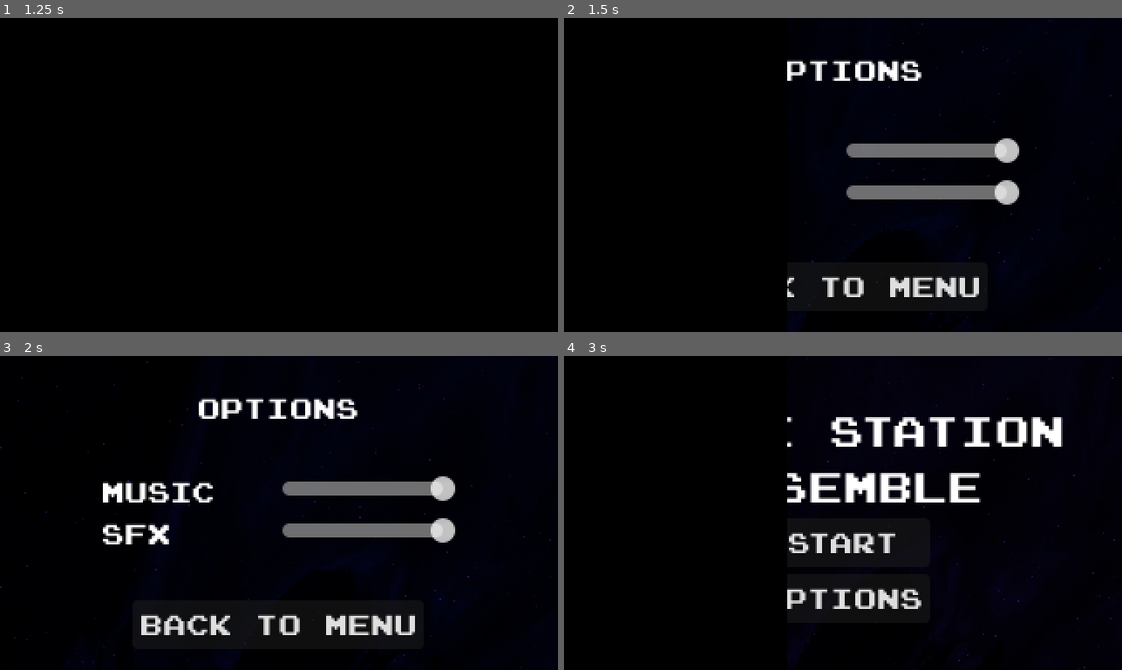
Above: before the commit, frames 1-4 (two rows, left to right).
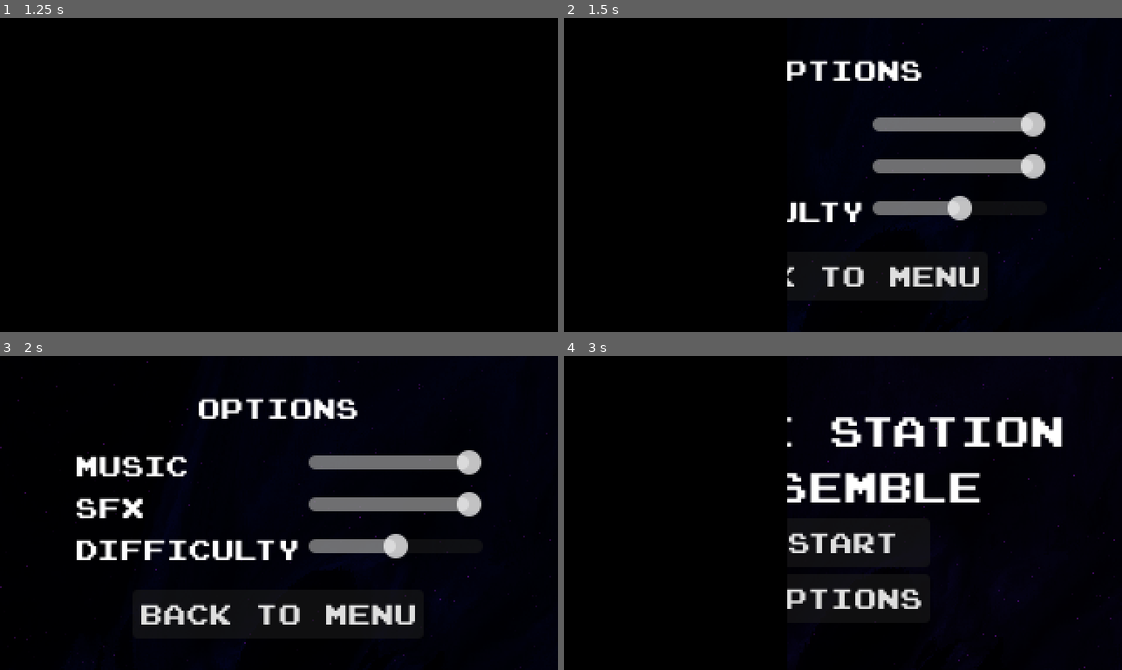
Above: after the commit, the same moments.

Repository: vitorascorrea/gmtk-jam-2024
Game: Godot game, scene res://screens/start_screen.tscn
Same seed, same stepped clock (60 frames per second), same inputs: the game is played once before the commit and once after it. The engine's default icon, where the game draws it, is replaced by a stand-in: a white triangle on a blue panel in a dark square. Sound files missing from this copy of the repository are replaced by a short silence.
Inputs (mouse positions are in pixels of both pictures, inside the frame that each line leads up to):
- Up to frame 1 (1.25 s): click "Options" at 0.5 s
- Up to frame 2 (1.5 s): tap Enter at 1.25 s; move the mouse to (965, 159) at 1.27 s; hold S (rotate_right) from 1.28 s (still down)
- Up to frame 3 (2 s): keep holding S (rotate_right)
- Up to frame 4 (3 s): release S (rotate_right) at 2 s; click "Back to menu" at 2 s; tap Space at 2.75 s; move the mouse to (731, 528) at 2.77 s; hold A (rotate_left) from 2.78 s (still down)

Frame 1 is identical in both runs. In frame 2, 8.6% of the frame differs, in the area x 40-87%, y 30-92%; in frame 3, 13%, in the area x 13-87%, y 30-92%; in frame 4, nothing differs.

Commit message:
Add difficulty options

Diff:
--- a/entities/scale_five_colliders/scale_five_collider.gd
+++ b/entities/scale_five_colliders/scale_five_collider.gd
@@ -4,4 +4,4 @@
 func setup():
 	min_size = 1000
 	screen_notifier = $VisibleOnScreenNotifier2D
-	hit_points = 48
+	hit_points = 24 * GlobalVariables.difficulty_level
--- a/entities/scale_four_colliders/scale_four_collider.gd
+++ b/entities/scale_four_colliders/scale_four_collider.gd
@@ -5,7 +5,7 @@
 	min_size = GlobalVariables.CHILD_COUNT_SCALES[4]
 	screen_notifier = $VisibleOnScreenNotifier2D
 	damage = 4
-	hit_points = 24
+	hit_points = 12 * GlobalVariables.difficulty_level
 
 func set_as_part():
 	super()
--- a/entities/scale_three_colliders/scale_three_collider.gd
+++ b/entities/scale_three_colliders/scale_three_collider.gd
@@ -5,7 +5,7 @@
 	min_size = GlobalVariables.CHILD_COUNT_SCALES[3]
 	screen_notifier = $VisibleOnScreenNotifier2D
 	damage = 3
-	hit_points = 12
+	hit_points = 6 * GlobalVariables.difficulty_level
 
 func set_as_part():
 	super()
--- a/entities/scale_two_colliders/scale_two_collider.gd
+++ b/entities/scale_two_colliders/scale_two_collider.gd
@@ -5,7 +5,7 @@
 	min_size = GlobalVariables.CHILD_COUNT_SCALES[2]
 	screen_notifier = $VisibleOnScreenNotifier2D
 	damage = 2
-	hit_points = 6
+	hit_points = 3 * GlobalVariables.difficulty_level
 
 
 func set_as_part():
--- a/globals/global_variables.gd
+++ b/globals/global_variables.gd
@@ -5,6 +5,7 @@
 const SCENE_TRANSITION_UI_SCENE = "res://globals/scene_transition_ui.tscn"
 var music_volume = 1
 var sfx_volume = 1
+var difficulty_level = 2
 
 # Game constants
 const CHILD_COUNT_GOAL = 400
--- a/screens/main.gd
+++ b/screens/main.gd
@@ -43,8 +43,12 @@
 	for i in range(2 * current_scale):
 		var damaging_ratio = 0.1 / float(current_scale)
 
-		if current_scale == GlobalVariables.MAX_SCALE:
-			damaging_ratio = 0.075 / float(GlobalVariables.MAX_SCALE + 1)
+		if GlobalVariables.difficulty_level == 1:
+			damaging_ratio = 0.08 / float(current_scale)
+		elif GlobalVariables.difficulty_level == 2:
+			damaging_ratio = 0.1 / float(current_scale)
+		else:
+			damaging_ratio = 0.12 / float(current_scale)
 
 		var collider = collider_factory.create_collider(damaging_ratio)
 		var x_zoom_ratio = 1.0 / float($Camera2D.zoom.x)
--- a/screens/options.gd
+++ b/screens/options.gd
@@ -5,6 +5,7 @@
 func _ready() -> void:
 	$MarginContainer/VBoxContainer/MusicContainer/HSlider.value = GlobalVariables.music_volume
 	$MarginContainer/VBoxContainer/SFXContainer/HSlider.value = GlobalVariables.sfx_volume
+	$MarginContainer/VBoxContainer/DifficultyContainer/HSlider.value = GlobalVariables.difficulty_level
 
 
 # Called every frame. 'delta' is the elapsed time since the previous frame.
@@ -24,3 +25,7 @@
 
 func _on_sfx_slider_drag_ended(value_changed: bool) -> void:
 	GlobalVariables.sfx_volume = $MarginContainer/VBoxContainer/SFXContainer/HSlider.value
+
+
+func _on_difficulty_drag_ended(value_changed: bool) -> void:
+	GlobalVariables.difficulty_level = $MarginContainer/VBoxContainer/DifficultyContainer/HSlider.value
--- a/screens/options.tscn
+++ b/screens/options.tscn
@@ -61,14 +61,14 @@
 
 [node name="MarginContainer" type="MarginContainer" parent="MarginContainer/VBoxContainer"]
 layout_mode = 2
-theme_override_constants/margin_top = 20
+theme_override_constants/margin_top = 5
 
 [node name="MusicContainer" type="HBoxContainer" parent="MarginContainer/VBoxContainer"]
 layout_mode = 2
 size_flags_horizontal = 4
 
 [node name="Music" type="Label" parent="MarginContainer/VBoxContainer/MusicContainer"]
-custom_minimum_size = Vector2(100, 0)
+custom_minimum_size = Vector2(130, 0)
 layout_mode = 2
 text = "Music"
 
@@ -84,7 +84,7 @@
 size_flags_horizontal = 4
 
 [node name="SFX" type="Label" parent="MarginContainer/VBoxContainer/SFXContainer"]
-custom_minimum_size = Vector2(100, 0)
+custom_minimum_size = Vector2(130, 0)
 layout_mode = 2
 text = "SFX"
 
@@ -95,9 +95,27 @@
 step = 0.1
 value = 1.0
 
-[node name="MarginContainer2" type="MarginContainer" parent="MarginContainer/VBoxContainer"]
+[node name="DifficultyContainer" type="HBoxContainer" parent="MarginContainer/VBoxContainer"]
 layout_mode = 2
-theme_override_constants/margin_top = 20
+size_flags_horizontal = 4
+
+[node name="Label" type="Label" parent="MarginContainer/VBoxContainer/DifficultyContainer"]
+layout_mode = 2
+size_flags_horizontal = 4
+text = "Difficulty"
+
+[node name="HSlider" type="HSlider" parent="MarginContainer/VBoxContainer/DifficultyContainer"]
+custom_minimum_size = Vector2(100, 0)
+layout_mode = 2
+size_flags_horizontal = 4
+min_value = 1.0
+max_value = 3.0
+value = 1.0
+tick_count = 2
+
+[node name="MarginContainer3" type="MarginContainer" parent="MarginContainer/VBoxContainer"]
+layout_mode = 2
+theme_override_constants/margin_top = 5
 
 [node name="BackButton" type="Button" parent="MarginContainer/VBoxContainer"]
 layout_mode = 2
@@ -112,4 +130,5 @@
 
 [connection signal="drag_ended" from="MarginContainer/VBoxContainer/MusicContainer/HSlider" to="." method="_on_music_slider_drag_ended"]
 [connection signal="drag_ended" from="MarginContainer/VBoxContainer/SFXContainer/HSlider" to="." method="_on_sfx_slider_drag_ended"]
+[connection signal="drag_ended" from="MarginContainer/VBoxContainer/DifficultyContainer/HSlider" to="." method="_on_difficulty_drag_ended"]
 [connection signal="pressed" from="MarginContainer/VBoxContainer/BackButton" to="." method="_on_back_button_pressed"]
